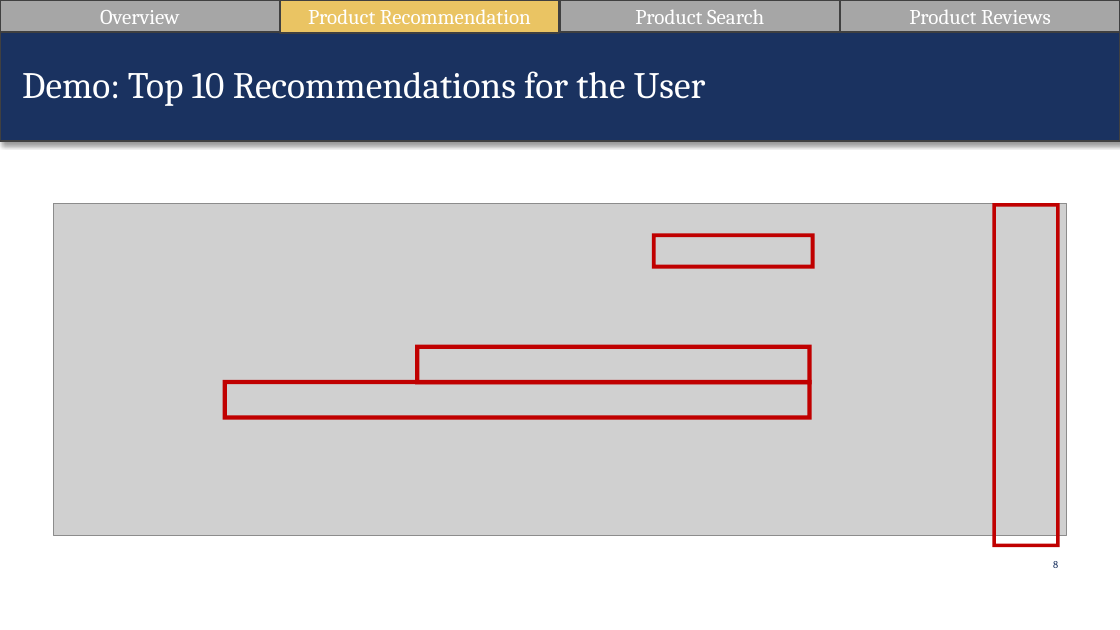
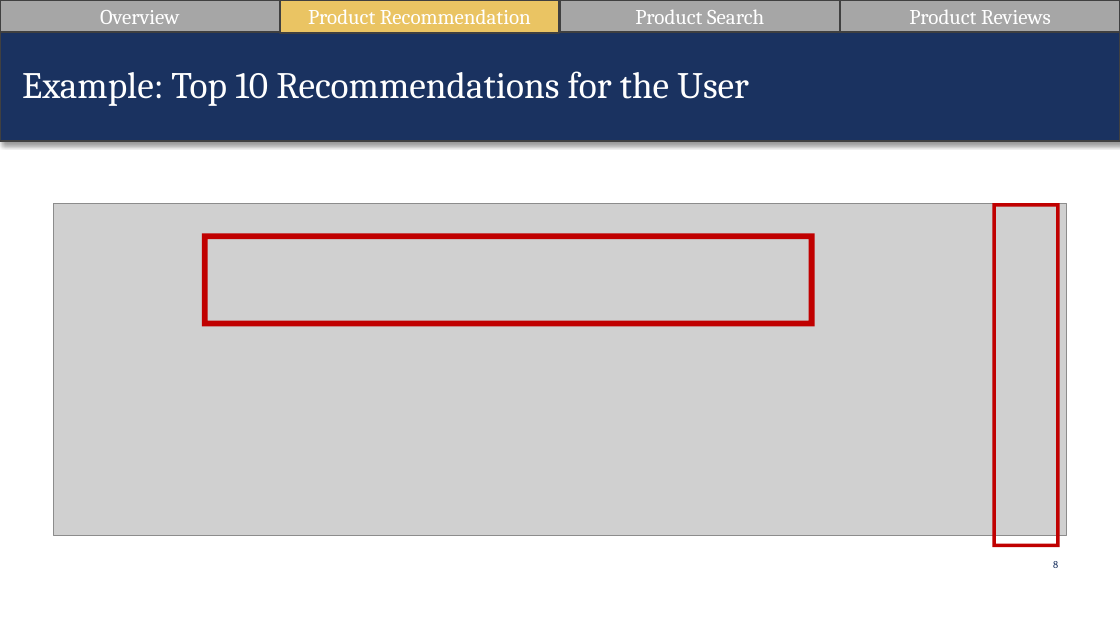
Before and after one commit to suesuyeonlim/final_project, a slide deck: slide 8 of Presentation.pptx. Drawn at 1120x630 pixels with LibreOffice and Linux fonts; fonts in the diff are those of the drawing; grey boxes stand for pictures. Boxes give left, top, right and bottom in pixels: in the first picture for what was removed or moved away, otherwise in the second. Text is boxed around its words. In the diff, an @@ line names an element or a change of style, - is before the commit and + after.

```diff
--- a/Presentation.pptx
+++ b/Presentation.pptx
@@ text at (22,71,749,106): text changed @@
-Demo: Top 10 Recommendations for the User
+Example: Top 10 Recommendations for the User
@@ frame: place and size @@
-frame at (652,234,815,269)
+frame at (202,234,814,327)
@@ frame at (202,234,814,327): proportions changed @@
@@ frame removed at (415,344,812,384) @@
@@ frame removed at (223,380,812,419) @@
```
Also in this commit, not shown: 9 other slides changed, 1 other file.
